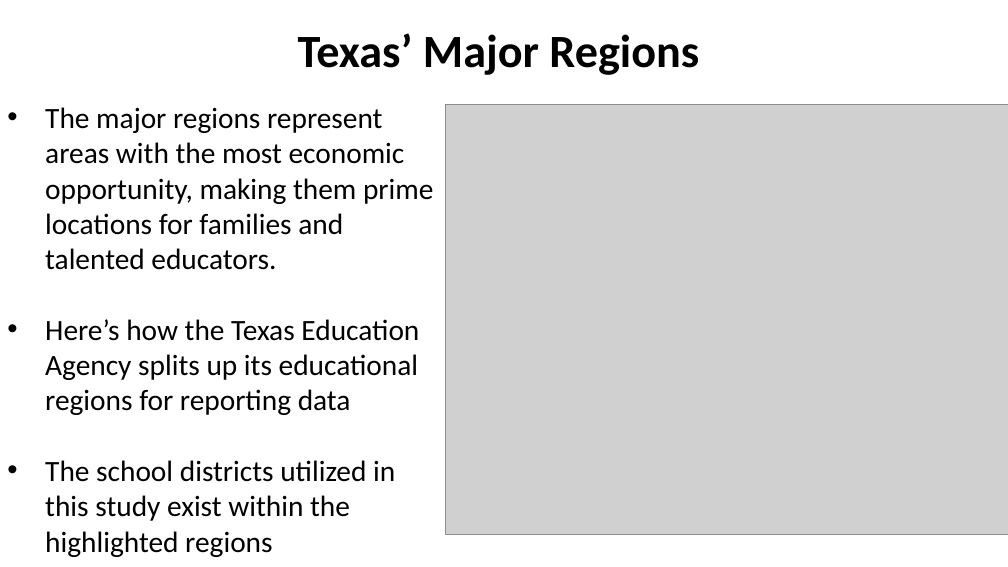
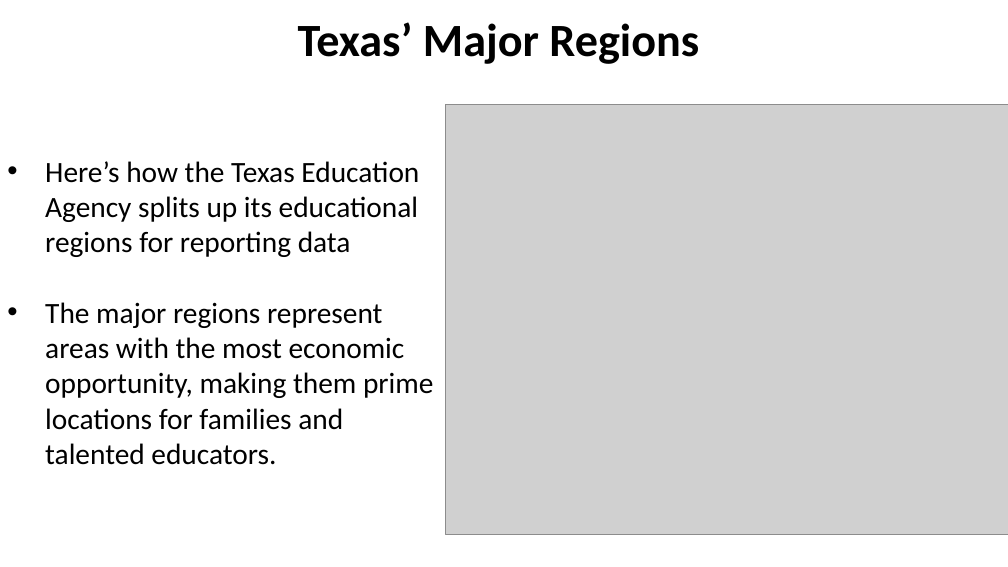
Before and after one commit to RachidRezzik/Texas_GradPercent_Predictor, a slide deck: slide 3 of TexasDistrictForecast.pptx. Drawn at 1008x567 pixels with LibreOffice and Linux fonts; fonts in the diff are those of the drawing; grey boxes stand for pictures. Boxes give left, top, right and bottom in pixels: in the first picture for what was removed or moved away, otherwise in the second. Text is boxed around its words. In the diff, an @@ line names an element or a change of style, - is before the commit and + after.

```diff
--- a/TexasDistrictForecast.pptx
+++ b/TexasDistrictForecast.pptx
@@ title "Texas’ Major Regions": place and size @@
-title "Texas’ Major Regions" at <box>298,33,699,75</box>
+title "Texas’ Major Regions" at <box>298,22,699,64</box>
@@ text "Here’s how the Texas Education ...": place and size @@
-text "Here’s how the Texas Education ..." at <box>45,107,433,557</box>
+text "Here’s how the Texas Education ..." at <box>45,161,433,465</box>
@@ text at <box>45,161,419,257</box>: paragraph added @@
+• Here’s how the Texas Education Agency splits up its educational regions for reporting data
@@ text at <box>45,319,419,557</box>: paragraphs removed @@
-• Here’s how the Texas Education Agency splits up its educational regions for reporting data
-• The school districts utilized in this study exist within the highlighted regions
```
Also in this commit, not shown: 7 other slides changed, 1 slide added, 2 other files.
